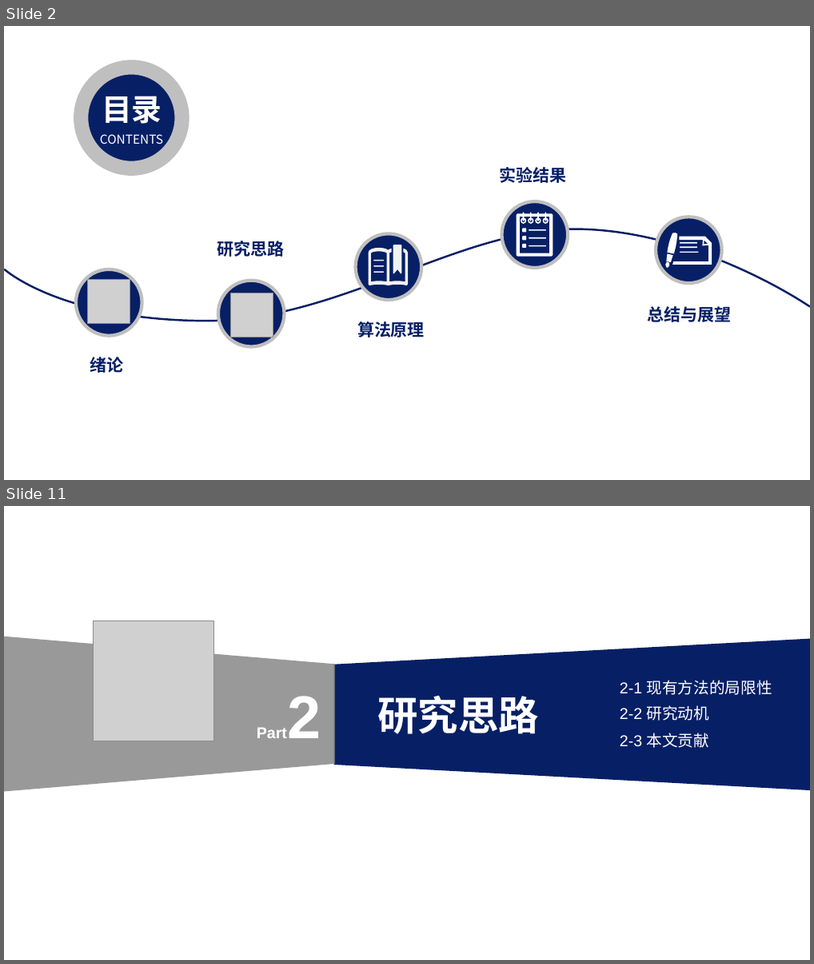
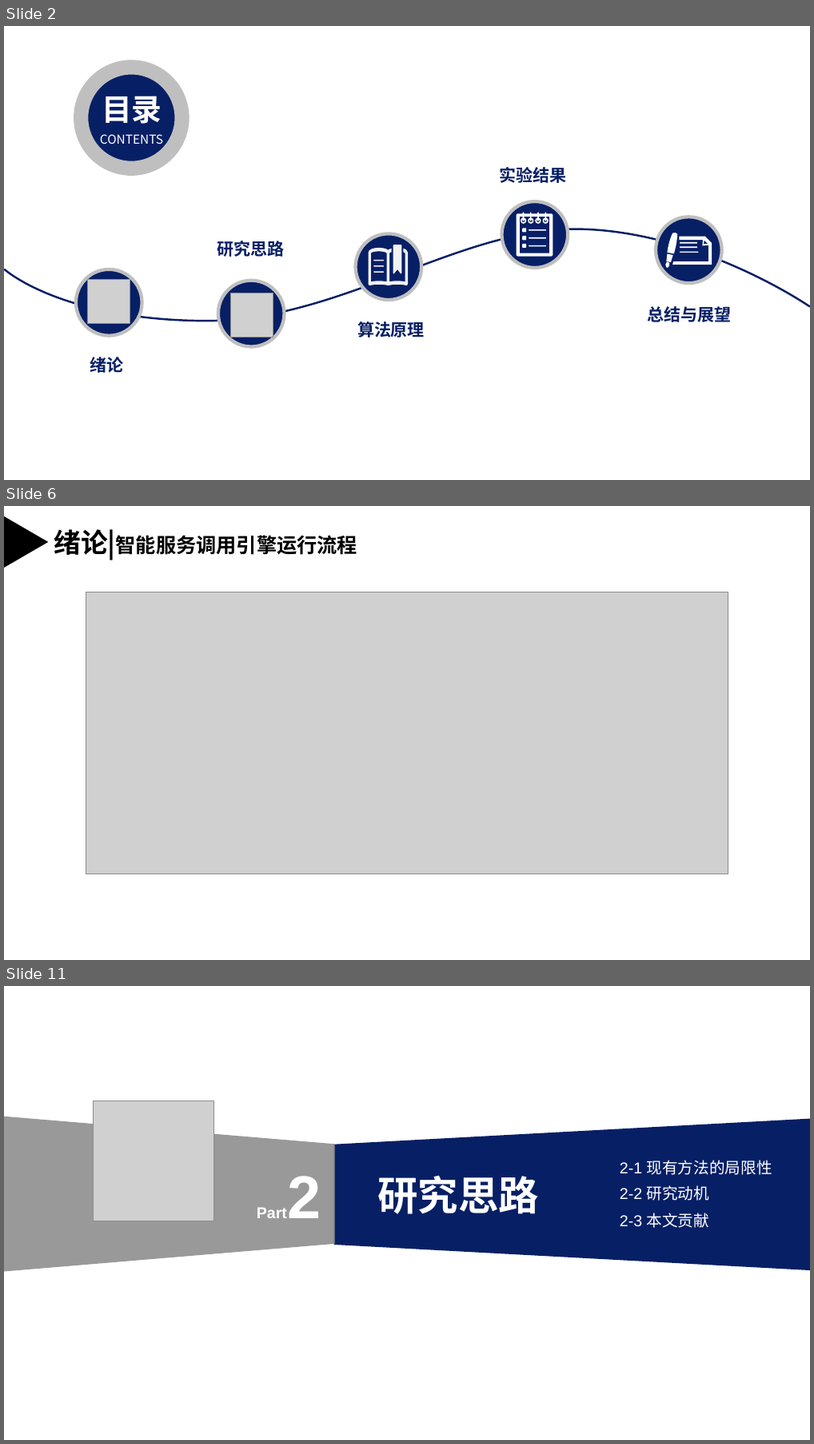
Before and after one commit to weixiao2333/zjuthesis-mphil, a slide deck: 硕士毕业论文答辩PPT.pptx. Shown one above the other, each under a label of ours: slides 2 and 11 before the commit, slides 2, 6 and 11 after it; the slides between them are not shown. The pictures are 814x964 and 814x1444 pixels, drawn with LibreOffice and Linux fonts; fonts in the diff are those of the drawing; grey boxes stand for pictures. Boxes give left, top, right and bottom in pixels: in the first picture for what was removed or moved away, otherwise in the second. Text is boxed around its words. In the diff, an @@ line names an element or a change of style, - is before the commit and + after.

```diff
--- a/硕士毕业论文答辩PPT.pptx
+++ b/硕士毕业论文答辩PPT.pptx
@@ slide 6 added at [4, 506, 810, 960], background #FFFFFF @@
@@ triangle added at [5, 516, 49, 568], fill #000000 @@
@@ text added at [54, 529, 358, 560], 18 pt, text #000000, bold @@
+绪论|智能服务调用引擎运行流程
@@ picture added at [86, 592, 728, 874] @@
```
Also in this commit, not shown: 11 slides changed, 3 other slides added, 4 slides removed.
